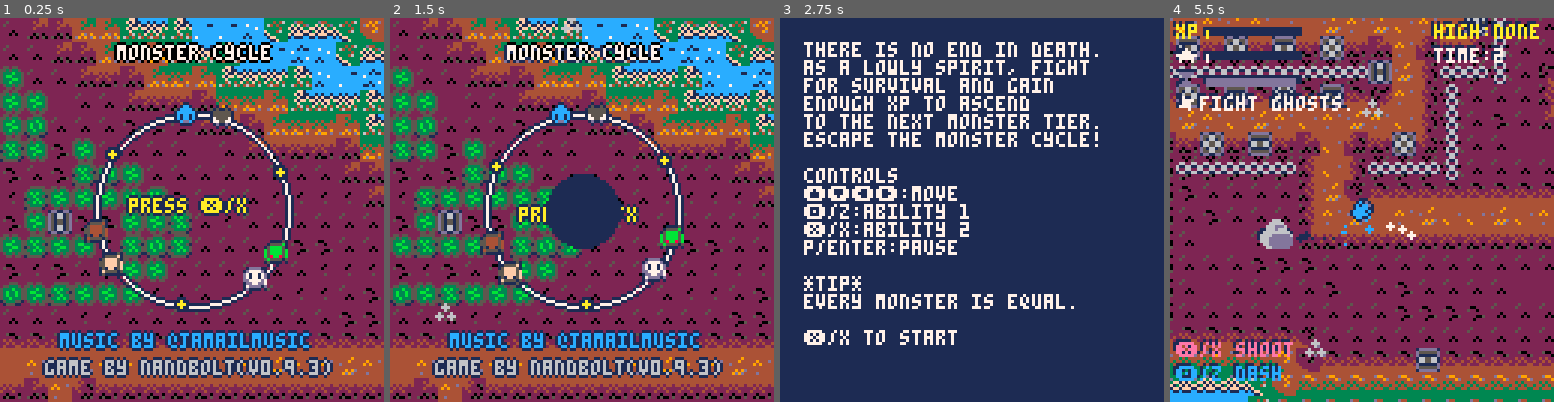
Above: before the commit, frames 1-4 (left to right).
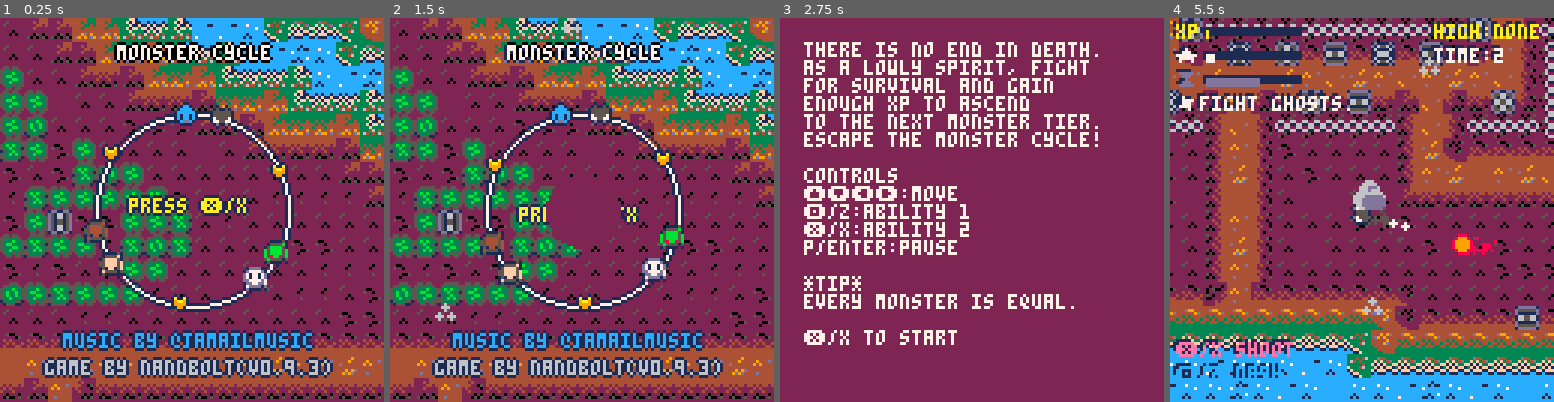
Above: after the commit, the same moments.

Repository: nandbolt/Monster-Cycle
Game: PICO-8 cartridge monster-cycle.p8
The game is run twice, just before and just after one commit, with the same random seed, the same clock (stepped at 60 frames per second) and the same inputs.
Inputs:
- Up to frame 1 (0.25 s): no input
- Up to frame 2 (1.5 s): tap X (X key) at 0.33, 1.07 s; tap O (Z key) at 0.7 s
- Up to frame 3 (2.75 s): hold Right 1.6-2.1 s; tap O (Z key) at 1.7, 2.1, 2.5 s; tap X (X key) at 1.85 s; hold Up 2.15-2.42 s; hold Right from 2.47 s (still down)
- Up to frame 4 (5.5 s): tap O (Z key) every 0.4 s from 2.9 to 5.3 s; tap X (X key) at 2.97, 4.08, 5.2 s; release Right at 3.03 s; hold Left 3.08-3.58 s; hold Down 3.63-3.97 s; hold Right 4.02-4.68 s; hold Up 4.73-5.03 s; hold Left from 5.08 s (still down)

The runs differ from the first frame. In frame 1, 2.6% of the frame differs, in the area x 14-83%, y 32-87%; in frame 2, 5.8%; in frame 3, 88%, in the area x 0-100%, y 0-100%; in frame 4, 68%.

Commit message:
token optimization pt.1

Diff:
--- a/monster-cycle.p8
+++ b/monster-cycle.p8
@@ -72,17 +72,13 @@
 mmstart=false
 mmdelay=30
 mmfade=30
+mmomega=1/360
 
 --delay
 delay=0
 
 --fade
 fade=0
-
---waves
-omega=1/360
-phase=0
-amp=0
 
 --fog
 fogtimer=0
@@ -92,6 +88,9 @@
 --target indicator
 ctarg={7}
 
+--title
+tcols={0,1,2,8}
+
 --init
 function _init()
 	--generate tip
@@ -101,11 +100,11 @@
 	if gstate==gst_menu then
 		mmx=irnd(0,(mw-ss)/ts)
 		mmy=irnd(0,(mh-ss)/ts)
-		music(music_mainmenu,0,5)
+		pmusic(music_mainmenu)
 		load_highscore()
 	else
-		--clear music
-		music(music_ghost,0,5)
+		--reset music
+		pmusic(music_ghost,0,5)
 
 		--clear run
 		gtime=0
@@ -136,50 +135,32 @@
 		end
 
 		--zombies
-		make_zombie(58*ts+hts, --small grave
-			50*ts+hts,false)
-		make_zombie(117*ts+hts, --large grave1
-			37*ts+hts,false)
-		make_zombie(117*ts+hts, --large grave2
-			25*ts+hts,false)
-		make_zombie(104*ts+hts, --large grave3
-			31*ts+hts,false)
-		make_zombie(33*ts+hts, --beach
-			54*ts+hts,false)
-		make_zombie(120*ts+hts, --forest
-			55*ts+hts,false)
-		make_zombie(37*ts+hts, --fountain
-			41*ts+hts,false)
-		make_zombie(92*ts+hts, --river
-			31*ts+hts,false)
+		make_zombie(468,404,false) --small grave
+		make_zombie(940,300,false) --large grave1
+		make_zombie(940,204,false) --large grave2
+		make_zombie(836,252,false) --large grave3
+		make_zombie(268,436,false) --beach
+		make_zombie(964,444,false) --forest
+		make_zombie(300,332,false) --fountain
+		make_zombie(740,252,false) --river
 
 		--skeletons
-		make_skeleton(58*ts+hts, --small grave
-			46*ts+hts,false)
-		make_skeleton(108*ts+hts, --large grave
-			31*ts+hts,false)
-		make_skeleton(103*ts+hts, --rocks
-			5*ts+hts,false)
-		make_skeleton(52*ts+hts, --hedges
-			12*ts+hts,false)
+		make_skeleton(468,372,false) --small grave
+		make_skeleton(868,252,false) --large grave
+		make_skeleton(828,44,false) --rocks
+		make_skeleton(420,100,false) --hedges
 
 		--humans
-		make_human(16*ts+hts, --hotel
-			10*ts+hts,false)
-		make_human(115*ts+hts, --digger
-			10*ts+hts,false)
-		make_human(63*ts+hts, --church1
-			31*ts+hts,false)
-		make_human(73*ts+hts, --church2
-			30*ts+hts,false)
-		make_human(10*ts+hts, --beach
-			54*ts+hts,false)
-		make_human(92*ts+hts, --forest
-			58*ts+hts,false)
+		make_human(132,84,false) --hotel
+		make_human(924,84,false) --digger
+		make_human(508,252,false) --church1
+		make_human(588,244,false) --church2
+		make_human(84,436,false) --beach
+		make_human(740,468,false) --forest
 
 		--add player
 		update_spawnpoint(false)
-		if rnd(1)<0.5 then
+		if half_chance() then
 			make_ghost(spnr.x,spnr.y,true)
 		else
 			make_wraith(spnr.x,spnr.y,true)
@@ -202,18 +183,19 @@
 		if mmstart then
 			if fade<=0 then
 				gstate=gst_help
-			elseif (delay<=0) then
+				mmomega=1/360
+			elseif delay<=0 then
 				fade-=1
 			else
 				delay-=1
 			end
-			omega=lerp(omega,0,0.1)
+			mmomega=lerp(mmomega,0,0.1)
 		elseif btnp(5) then
 			mmstart=true
 			fade=mmfade
 			delay=mmdelay
 			sfx(sfx_gamestart)
-			music(-1,0,5) --stop music
+			pmusic(-1) --stop music
 		end
 	elseif gstate==gst_help then
 		--help menu
@@ -300,127 +282,56 @@
 
 		--active state
 		if gstate==gst_active then
-			local xx,yy=cam.x+2,cam.y+2
-			local val,str=0,""
-
-			--xp
-			val=player.xp/player.maxxp
-			rectfill(xx+9,yy+1,xx+41,yy+3,1)
-			rectfill(xx+10,yy+2,xx+10+ceil(32*val),yy+4,10)
-			str="xp"
-			shdwprint(str,xx,yy,10)
-
-			--meter
-			yy+=8
-			val=player.meter/player.maxmeter
-			rectfill(xx+9,yy+1,xx+41,yy+3,1)
-			rectfill(xx+10,yy+2,xx+10+clamp(flr(32*val),0,32),yy+4,7)
-			str="★"
-			shdwprint(str,xx,yy,7)
-
-			--cooldown
-			yy+=8
-			val=player.cooldwn/player.maxcooldwn
-			rectfill(xx+9,yy+1,xx+41,yy+3,1)
-			rectfill(xx+10,yy+2,xx+10+flr(32*val),yy+4,13)
-			str="⧗"
-			shdwprint(str,xx,yy,13)
-
-			--goal
-			yy+=8
-			str=player.goal
-			shdwprint(str,xx,yy,7)
-
-			--controls
-			yy=cam.y+116
-			str=player.oprompt
-			shdwprint(str,xx,yy,12)
-			yy-=8
-			str=player.xprompt
-			shdwprint(str,xx,yy,14)
-
-			--highscore
-			local hseconds=flr(ghigh/30)
-			if (ghigh==0) hseconds="none"
-			xx+=86
-			yy=cam.y+2
-			str="high:"..hseconds
-			shdwprint(str,xx,yy,10)
-
-			--timer
-			yy+=8
-			local seconds=flr(gtime/30)
-			str="time:"..seconds
-			shdwprint(str,xx,yy,7)
-
-			--target line
+			draw_hud()
 			draw_targ_line()
 		--death menu
 		elseif gstate==gst_dead then
 			local xx,yy=cam.x+16,cam.y+33
-			local str=""
 
 			--death prompt
-			str="more than death."
-			oprint(str,xx,yy,8,1)
+			oprint("more than death.",
+				xx,yy,8,1)
 
 			--tip
 			yy+=24
-			oprint("tip:\n"..tip,xx,yy,7,1)
+			oprint("tip:\n"..tip,
+				xx,yy,7,1)
 
 			--restart prompt
 			yy+=40
-			str="❎/x to retry"
-			oprint(str,xx,yy,10,1)
+			oprint("❎/x to retry",
+				xx,yy,10,1)
 		--victory menu
 		elseif gstate==gst_complete then
-			local xx,yy=cam.x+32,cam.y+16
+			local xx,yy=cam.x+33,cam.y+17
 			mmtimer+=1
 
 			--victory prompt
-			local omegat=omega*mmtimer
-			phase=0.22
-			amp=32
-			local val=sin(mmtimer/60)
-			local cols={0,1,2,8}
-			cursor(xx,yy+1)
-			print("monster ascended.",cols[flr(val*2.4+2.5)])
-			cursor(xx+2,yy+1)
-			print("monster ascended.",cols[flr(val*1.4+1.5)])
-			cursor(xx+1,yy+2)
-			print("monster ascended.",cols[flr(val*2.4+2.5)])
-			cursor(xx+1,yy)
-			print("monster ascended.",cols[flr(val*1.4+1.5)])
-			cursor(xx+1,yy+1)
-			print("monster ascended.",7)
+			tprint("monster ascended.",
+				xx,yy)
 
 			--time
-			yy+=41
-			xx+=1
+			yy+=40
 			local seconds=flr(gtime/30)
 			local c,nh=7,""
-			if (gtime==ghigh) then
+			if gtime==ghigh then
 				c=10
 				nh="(new high!)"
 			end
-			str="time:"..seconds..nh
-			oprint(str,xx,yy,c,1)
+			oprint("time:"..seconds..nh,
+				xx,yy,c,1)
 
 			--restart prompt
 			yy+=40
-			str="❎ to play again"
-			oprint(str,xx,yy,7,1)
+			oprint("❎/x to play again",
+				xx,yy,7,1)
 		end
 
 		--fade
 		if gstate==gst_active then
-			if fade>0 then
-				circfill(cam.x+hss,cam.y+hss,(hss+28)*(fade/30),1)
-			end
+			if (fade>0) draw_fadein()
 		else
-			if mmstart then
-				circfill(cam.x+hss,cam.y+hss,(hss+28)*(1-(fade/30)),1)
-			end
+			if (mmstart) draw_fadeout()
 		end
 	end
 end
@@ -537,6 +448,29 @@
 	a.dx=cos(ang)
 	a.dy=sin(ang)
 end
+
+--50/50 chance
+function half_chance()
+	return rnd(1)<0.5
+end
+
+--sine wave
+-- omega:frequency
+-- x:input
+-- phase:angle offset
+-- amp:amplitude
+function swave(omega,x,phase,amp)
+	return amp*sin(omega*x+phase)
+end
+
+--cosine wave
+-- omega:frequency
+-- x:input
+-- phase:angle offset
+-- amp:amplitude
+function cwave(omega,x,phase,amp)
+	return amp*cos(omega*x+phase)
+end
 -->8
 --ghost
 
@@ -627,7 +561,7 @@
 	enter_fight_state(ghost)
 
 	--choose action
-	if rnd(1)<0.5 then
+	if half_chance() then
 		ghost.oaction=true
 	else
 		ghost.xactionp=true
@@ -806,7 +740,7 @@
 	enter_fight_state(zombie)
 
 	--choose action
-	if rnd(1)<0.5 then
+	if half_chance() then
 		zombie.oaction=true
 	else
 		zombie.xactionp=true
@@ -861,7 +795,7 @@
 	a.targs={}
 
 	--health
-	a.invulnerable=false
+	a.iframes=0 --invincibility frames
 
 	--xp
 	a.maxxp=3
@@ -1014,8 +948,8 @@
 			local colliding=rect_intersect(
 				bbx1,bby1,bbx2,bby2,
 				obbx1,obby1,obbx2,obby2)
-			if oa!=a and not
-			 oa.invulnerable and
+			if oa!=a and
+			 oa.iframes<=0 and
 			 colliding then
 				return oa
 			end
@@ -1172,12 +1106,12 @@
 			end
 		end
 		a.dashing=true
-		a.invulnerable=true
+		a.iframes=1
 		a.cooldwn=a.maxcooldwn
 		a.meter-=1
 	else
 		a.dashing=false
-		a.invulnerable=false
+		a.iframes=0
 		update_meter(a)
 	end
 
@@ -1280,7 +1214,7 @@
 
 	--to tier 2
 	if a.tier+1==2 then
-		if rnd(1)>0.5 then
+		if half_chance() then
 			make_zombie(a.x,a.y,is_player)
 		else
 			make_skeleton(a.x,a.y,is_player)
@@ -1288,7 +1222,7 @@
 
 		--undead music
 		if is_player then
-			music(music_undead,0,5)
+			pmusic(music_undead)
 		end
 	--to tier 3
 	elseif a.tier+1==3 then
@@ -1296,7 +1230,7 @@
 
 		--human music
 		if is_player then
-			music(music_human,0,5)
+			pmusic(music_human)
 		end
 	--to tier 4
 	elseif a.tier+1==4 then
@@ -1447,7 +1381,7 @@
 
 	--to tier 2
 	if a.tier-1==2 then
-		if rnd(1)>0.5 then
+		if half_chance() then
 			make_zombie(a.x,a.y,is_player)
 		else
 			make_skeleton(a.x,a.y,is_player)
@@ -1456,11 +1390,11 @@
 
 		--undead music
 		if is_player then
-			music(music_undead,0,5)
+			pmusic(music_undead)
 		end
 	--to tier 1
 	elseif a.tier-1==1 then
-		if rnd(1)>0.5 then
+		if half_chance() then
 			make_ghost(a.x,a.y,is_player)
 		else
 			make_wraith(a.x,a.y,is_player)
@@ -1469,7 +1403,7 @@
 
 		--ghost music
 		if is_player then
-			music(music_ghost,0,5)
+			pmusic(music_ghost)
 		end
 	--to tier 0
 	elseif a.tier-1==0 then
@@ -1881,7 +1815,7 @@
 	enter_fight_state(wraith)
 
 	--choose action
-	if rnd(1)<0.5 then
+	if half_chance() then
 		wraith.oaction=true
 	else
 		wraith.xactionp=true
@@ -2082,7 +2016,7 @@
 	enter_fight_state(skeleton)
 
 	--choose action
-	if rnd(1)<0.5 then
+	if half_chance() then
 		skeleton.oaction=true
 	else
 		skeleton.xactionp=true
@@ -2114,7 +2048,7 @@
 	human.trailon=false
 
 	--sprite
-	if rnd(1)<0.5 then
+	if half_chance() then
 		human.rsprs={7,23}
 		human.dsprs={8,24}
 		human.dgsprs={9,25}
@@ -2379,7 +2313,6 @@
 --draw main menu
 function draw_mainmenu()
 	local xx,yy=0,0
-	local str=""
 
 	--tiles
 	map(mmx,mmy,0,0,mw,mh)
@@ -2391,91 +2324,33 @@
 	foreach(ps2,draw_p2)
 
 	--monster cycle
-	local omegat=omega*mmtimer
-	phase=0.22
-	amp=32
-	circ(hss,hss,amp+1,1)
-	circ(hss,hss,amp-1)
-	circ(hss,hss,amp,7)
-	xx=hss-amp*cos(omegat+phase)
-	yy=hss+amp*sin(omegat+phase)
-	spr(2,xx-hts,yy-hts) --ghost
-	phase+=0.06
-	xx=hss-amp*cos(omegat+phase)
-	yy=hss+amp*sin(omegat+phase)
-	spr(5,xx-hts,yy-hts) --wraith
-	phase=0.55
-	xx=hss-amp*cos(omegat+phase)
-	yy=hss+amp*sin(omegat+phase)
-	spr(34,xx-hts,yy-hts) --zombie
-	phase+=0.06
-	xx=hss-amp*cos(omegat+phase)
-	yy=hss+amp*sin(omegat+phase)
-	spr(37,xx-hts,yy-hts) --skelly
-	phase=0.88
-	xx=hss-amp*cos(omegat+phase)
-	yy=hss+amp*sin(omegat+phase)
-	spr(8,xx-hts,yy-hts) --human1
-	phase+=0.06
-	xx=hss-amp*cos(omegat+phase)
-	yy=hss+amp*sin(omegat+phase)
-	spr(40,xx-hts,yy-hts) --human2
-
-	phase=0.415
-	xx=hss-amp*cos(omegat+phase)
-	yy=hss+amp*sin(omegat+phase)
-	circfill(xx,yy,2,1)
-	circfill(xx,yy,1,10)
-	phase=0.745
-	xx=hss-amp*cos(omegat+phase)
-	yy=hss+amp*sin(omegat+phase)
-	circfill(xx,yy,2,1)
-	circfill(xx,yy,1,10)
-	phase=0.075
-	xx=hss-amp*cos(omegat+phase)
-	yy=hss+amp*sin(omegat+phase)
-	circfill(xx,yy,2,1)
-	circfill(xx,yy,1,10)
-
-	--title
-	xx=16
-	yy=8
-	local val=sin(omegat*6)
-	local cols={0,1,2,8}
-	local cidx1,cidx2=flr(
-		val*2.4+2.5),flr(val*1.4+1.5)
-	cursor(xx+22,yy+1)
-	print("monster cycle",cols[cidx1])
-	cursor(xx+24,yy+1)
-	print("monster cycle",cols[cidx2])
-	cursor(xx+23,yy+2)
-	print("monster cycle",cols[cidx1])
-	cursor(xx+23,yy)
-	print("monster cycle",cols[cidx2])
-	cursor(xx+23,yy+1)
-	print("monster cycle",7)
-
-	--game mode prompts
-	xx=43
-	yy=hss-1+val*4
-	str="press ❎/x"
-	oprint(str,xx,yy,10,1)
+	circ(hss,hss,33,1)
+	circ(hss,hss,31)
+	circ(hss,hss,32,7)
+	draw_mmsprite(2,0.22)   --ghost
+	draw_mmsprite(5,0.28)   --wraith
+	draw_mmsprite(34,0.55)  --zombie
+	draw_mmsprite(37,0.61)  --skelly
+	draw_mmsprite(8,0.88)   --human1
+	draw_mmsprite(40,0.94)  --human2
+	draw_mmsprite(62,0.415) --heart1
+	draw_mmsprite(62,0.745) --heart2
+	draw_mmsprite(62,0.075) --heart3
+	tprint("monster cycle",39,9)
+
+	--play prompt
+	oprint("press ❎/x",43,
+		63+swave(mmomega*6,mmtimer,
+		0,4),10,1)
 
 	--credits
-	xx=15
-	yy=114
-	str="game by nandbolt(v"..vnum..")"
-	oprint(str,xx,yy,6,1)
-	yy=105
-	str="music by "..audio_artist
-	xx=hss-#str*1.5-12
-	oprint(str,xx,yy,
-		audio_credits_color,1)
+	oprint("game by nandbolt(v"..vnum..")",
+		15,114,6,1)
+	oprint("music by "..audio_artist,
+		21,105,audio_credits_color,1)
 
 	--fade
-	if mmstart then
-		circfill(hss,hss,(hss+28)*(1-(fade/30)),1)
-	end
+	if (mmstart) draw_fadeout()
 end
 
 --print outlined text
@@ -2498,6 +2373,57 @@
 	print(str,1)
 	cursor(x,y)
 	print(str,c)
+end
+
+--shadow bar
+-- x,y=corner
+-- w,h=width,height
+-- v=value of bar (0=empty,1=full)
+-- c=color
+function shdwbar(x,y,w,h,v,c)
+	rectfill(x-1,y-1,x+w-1,y+h-1,1)
+	rectfill(x,y,x+
+		flr(w*v*sgn(v)),
+		y+h,c)
+end
+
+--draw main menu sprite
+function draw_mmsprite(spridx,
+	phase)
+	spr(spridx,60-cwave(mmomega,
+		mmtimer,phase,32),60+
+		swave(mmomega,mmtimer,phase,32))
+end
+
+--title print
+function tprint(str,x,y)
+	local val=sin(mmomega*mmtimer*6)
+	local cidx1,cidx2=flr(
+		val*2.4+2.5),flr(val*1.4+1.5)
+	cursor(x-1,y)
+	print(str,tcols[cidx1])
+	cursor(x+1,y)
+	print(str,tcols[cidx2])
+	cursor(x,y+1)
+	print(str,tcols[cidx1])
+	cursor(x,y-1)
+	print(str,tcols[cidx2])
+	cursor(x,y)
+	print(str,7)
+end
+
+--draw fade out
+function draw_fadeout()
+	local r=(hss+28)*(1-(fade/30))
+	circfill(cam.x+hss,
+		cam.y+hss,r,2)
+end
+
+--draw fade in
+function draw_fadein()
+	local r=(hss+28)*(fade/30)
+	circfill(cam.x+hss,
+		cam.y+hss,r,2)
 end
 -->8
 --save/load
@@ -2541,9 +2467,69 @@
 
 --draw help menu
 function draw_helpmenu()
-	cls(1)
+	cls(2)
 	cursor(8,8)
 	print("there is no end in death.\nas a lowly spirit, fight\nfor survival and gain\nenough xp to ascend\nto the next monster tier.\nescape the monster cycle!\n\ncontrols\n⬆️⬇️⬅️➡️:move\n🅾️/z:ability 1\n❎/x:ability 2\np/enter:pause\n\n*tip*\n"..tip.."\n\n❎/x to start",7)
+end
+-->8
+--audio
+
+--play music
+function pmusic(idx)
+	music(idx,0,5)
+end
+-->8
+--hud
+
+--draw hud
+function draw_hud()
+	local xx,yy=cam.x+2,cam.y+2
+
+	--xp
+	shdwbar(xx+10,yy+2,32,2,
+		player.xp/player.maxxp,10)
+	shdwprint("xp",xx,yy,10)
+
+	--meter
+	yy+=8
+	shdwbar(xx+10,yy+2,32,2,
+		player.meter/player.maxmeter,
+		7)
+	shdwprint("★",xx,yy,7)
+
+	--cooldown
+	yy+=8
+	shdwbar(xx+10,yy+2,32,2,
+		player.cooldwn/player.maxcooldwn,
+		13)
+	shdwprint("⧗",xx,yy,13)
+
+	--goal
+	yy+=8
+	shdwprint(player.goal,
+		xx,yy,7)
+
+	--controls
+	yy=cam.y+116
+	shdwprint(player.oprompt,
+		xx,yy,12)
+	yy-=8
+	shdwprint(player.xprompt,
+		xx,yy,14)
+
+	--highscore
+	local hseconds=flr(ghigh/30)
+	if (ghigh==0) hseconds="none"
+	xx+=86
+	yy=cam.y+2
+	shdwprint("high:"..hseconds,
+		xx,yy,10)
+
+	--timer
+	yy+=8
+	local seconds=flr(gtime/30)
+	shdwprint("time:"..seconds,
+		xx,yy,7)
 end
 __gfx__
 00000000000111000001100000110000001111000010010000151000111fff5100111151015f11111dddddd11dd11dd11d1111d1001000000001510015151000
@@ -2571,12 +2557,12 @@
 00151510015555b55b5555151b5555101d77dd7d17dddd1d1ddddd10015555451455551515555510f522225ff111111f75eeee577111111700017d10d516615d
 00015100001bbb51151111011bb5b51001ddd1111d1111010117d10000155111151111011551451045222254444444f4d5eeee5ddddddd7d000011001dd11dd1
 00100000000bbb50050000000000000001ddd11101dddd1001dddd100015511115111100001111114522255444466f44d5eee55dddd117dd000000001d1111d1
-01510000005555b50b555500005555bb1d77dd7d1d7777d11d717dd1015555451455551011555555f522225fff6446ff75eeee57771dd17700000000d161161d
-1545100005bbb85105bbbb5005bbbb5bd7117dd1d717717dd77717d1154441511544445155444455455222544fa48644d55eee5dd7ad81dd0000000016166161
-5454510005bbbb50b5bbbb5b55bbb855d77777d1d717717dd1777dd7154444514544445545444151f522225fff6486ff75eeee57771d81770000000015166151
-1d5d451005bbbb50b5bbbb5bb5bbbb5bd77777d17d7777ddd71777dd1544445145444455154444544522255444684644d5eee55ddd18d1dd0000000015166151
-0111585105bbb850b58bb85b15b8bb55d7117dd17dd77dd1dd7d7dd11544415145144151154144554522225444684a44d5eeee5ddd18dadd0000000016166161
-000015d15b555510515555b50b5555111d77dd10d1dddd711ddddd10545555105155554114555511f155551fff6446ff71555517771dd17700000000d161161d
+01510000005555b50b555500005555bb1d77dd7d1d7777d11d717dd1015555451455551011555555f522225fff6446ff75eeee57771dd17700100100d161161d
+1545100005bbb85105bbbb5005bbbb5bd7117dd1d717717dd77717d1154441511544445155444455455222544fa48644d55eee5dd7ad81dd01a11a1016166161
+5454510005bbbb50b5bbbb5b55bbb855d77777d1d717717dd1777dd7154444514544445545444151f522225fff6486ff75eeee57771d8177019aa91015166151
+1d5d451005bbbb50b5bbbb5bb5bbbb5bd77777d17d7777ddd71777dd1544445145444455154444544522255444684644d5eee55ddd18d1dd0199991015166151
+0111585105bbb850b58bb85b15b8bb55d7117dd17dd77dd1dd7d7dd11544415145144151154144554522225444684a44d5eeee5ddd18dadd0019910016166161
+000015d15b555510515555b50b5555111d77dd10d1dddd711ddddd10545555105155554114555511f155551fff6446ff71555517771dd17700011000d161161d
 00000110111bbb50101111510bb5110001dd77d1101111d1177d1100111444511011115114451100441111f4441661f4dd11117ddd11117d000000001d1111d1
 22222222222222222222222244444444444444444444444433333333333333333333333322222222222222222222222222222222cccccccccccccccccccccccc
 2202220222500222222020524494449444d99444444949d43343334333d443333334346322522222222222222222222222222222cccc1ccccccccccccccccccc
